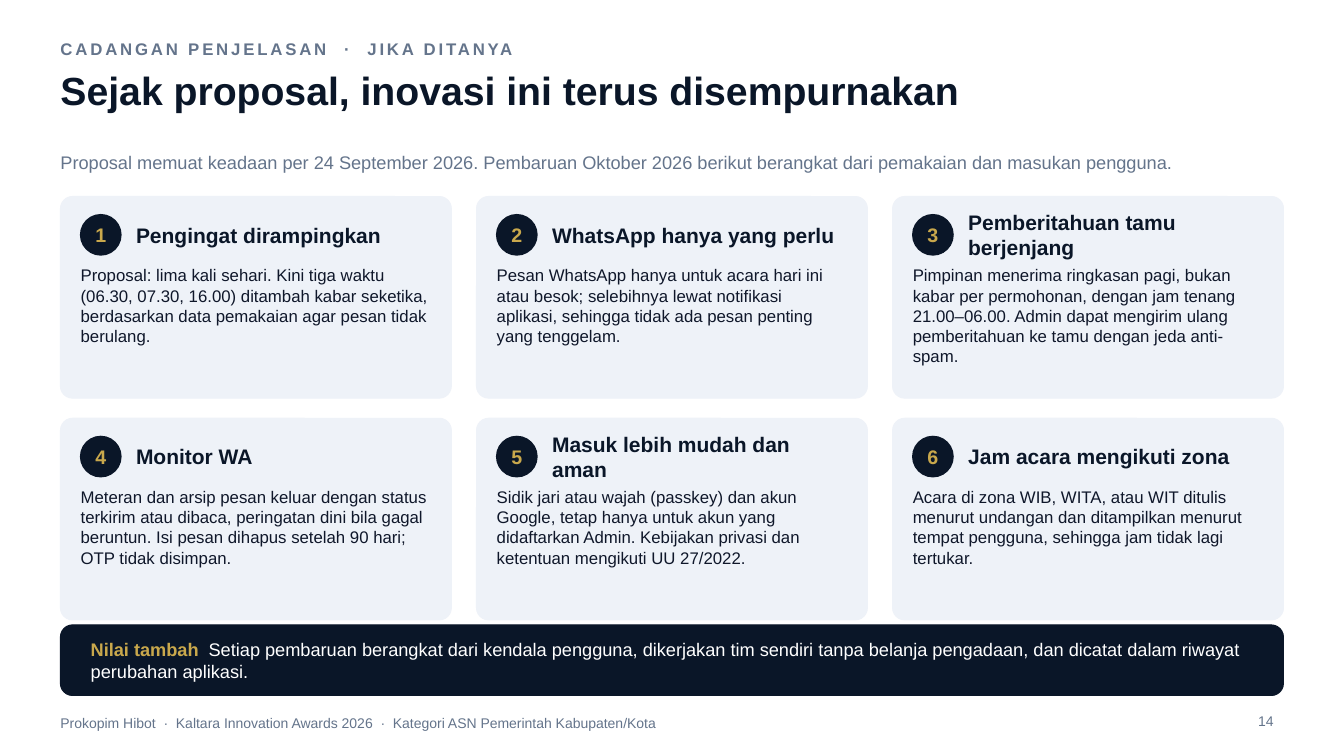
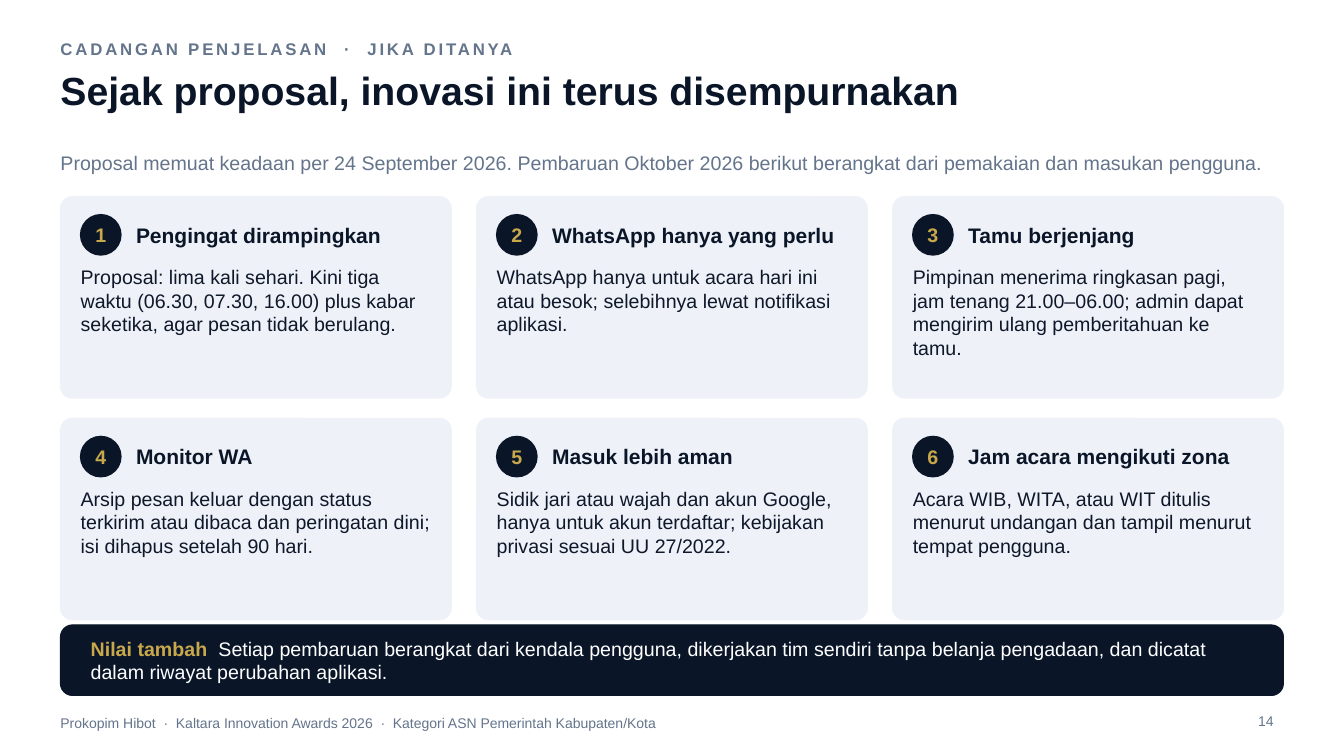
Before and after one commit to ega394/joyful-visuals, a slide deck: slide 14 of docs/lomba/kaltara/Paparan-Prokopim-Hibot-Kaltara-2026.pptx. Drawn at 1344x756 pixels with LibreOffice and Linux fonts; fonts in the diff are those of the drawing; background and template pictures are left out. Boxes give left, top, right and bottom in pixels: in the first picture for what was removed or moved away, otherwise in the second. Text is boxed around its words. In the diff, an @@ line names an element or a change of style, - is before the commit and + after.

```diff
--- a/docs/lomba/kaltara/Paparan-Prokopim-Hibot-Kaltara-2026.pptx
+++ b/docs/lomba/kaltara/Paparan-Prokopim-Hibot-Kaltara-2026.pptx
@@ text "Proposal memuat keadaan per 24 ..." at (x1=60, y1=156, x2=1262, y2=174): size 13 to 14 pt @@
@@ text at (x1=968, y1=227, x2=1134, y2=247): text changed @@
-Pemberitahuan tamu berjenjang
+Tamu berjenjang
@@ text at (x1=81, y1=269, x2=415, y2=335): text changed; size 12 to 14 pt @@
-Proposal: lima kali sehari. Kini tiga waktu (06.30, 07.30, 16.00) ditambah kabar seketika, berdasarkan data pemakaian agar pesan tidak berulang.
+Proposal: lima kali sehari. Kini tiga waktu (06.30, 07.30, 16.00) plus kabar seketika, agar pesan tidak berulang.
@@ text at (x1=497, y1=269, x2=830, y2=335): text changed; size 12 to 14 pt @@
-Pesan WhatsApp hanya untuk acara hari ini atau besok; selebihnya lewat notifikasi aplikasi, sehingga tidak ada pesan penting yang tenggelam.
+WhatsApp hanya untuk acara hari ini atau besok; selebihnya lewat notifikasi aplikasi.
@@ text at (x1=913, y1=269, x2=1243, y2=355): text changed; size 12 to 14 pt @@
-Pimpinan menerima ringkasan pagi, bukan kabar per permohonan, dengan jam tenang 21.00–06.00. Admin dapat mengirim ulang pemberitahuan ke tamu dengan jeda anti-spam.
+Pimpinan menerima ringkasan pagi, jam tenang 21.00–06.00; admin dapat mengirim ulang pemberitahuan ke tamu.
@@ text at (x1=552, y1=448, x2=733, y2=465): text changed @@
-Masuk lebih mudah dan aman
+Masuk lebih aman
@@ text at (x1=81, y1=491, x2=430, y2=557): text changed; size 12 to 14 pt @@
-Meteran dan arsip pesan keluar dengan status terkirim atau dibaca, peringatan dini bila gagal beruntun. Isi pesan dihapus setelah 90 hari; OTP tidak disimpan.
+Arsip pesan keluar dengan status terkirim atau dibaca dan peringatan dini; isi dihapus setelah 90 hari.
@@ text at (x1=497, y1=491, x2=832, y2=557): text changed; size 12 to 14 pt @@
-Sidik jari atau wajah (passkey) dan akun Google, tetap hanya untuk akun yang didaftarkan Admin. Kebijakan privasi dan ketentuan mengikuti UU 27/2022.
+Sidik jari atau wajah dan akun Google, hanya untuk akun terdaftar; kebijakan privasi sesuai UU 27/2022.
@@ text at (x1=913, y1=491, x2=1251, y2=557): text changed; size 12 to 14 pt @@
-Acara di zona WIB, WITA, atau WIT ditulis menurut undangan dan ditampilkan menurut tempat pengguna, sehingga jam tidak lagi tertukar.
+Acara WIB, WITA, atau WIT ditulis menurut undangan dan tampil menurut tempat pengguna.
@@ text "Nilai tambah Setiap pembaruan berangkat ..." at (x1=91, y1=641, x2=1206, y2=683): size 13 to 14 pt @@
```
Also in this commit, not shown: 9 other slides changed, 28 other files.
